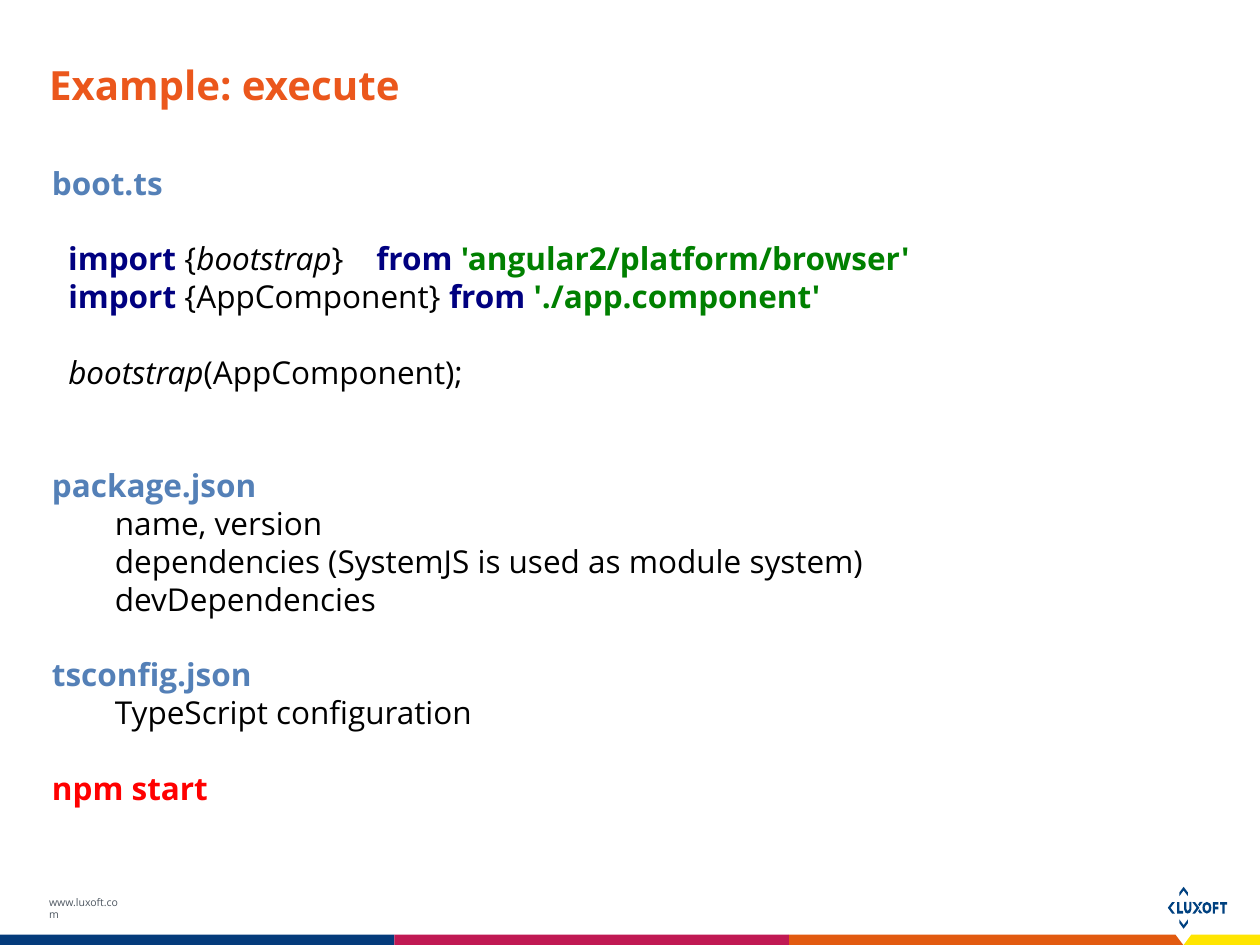
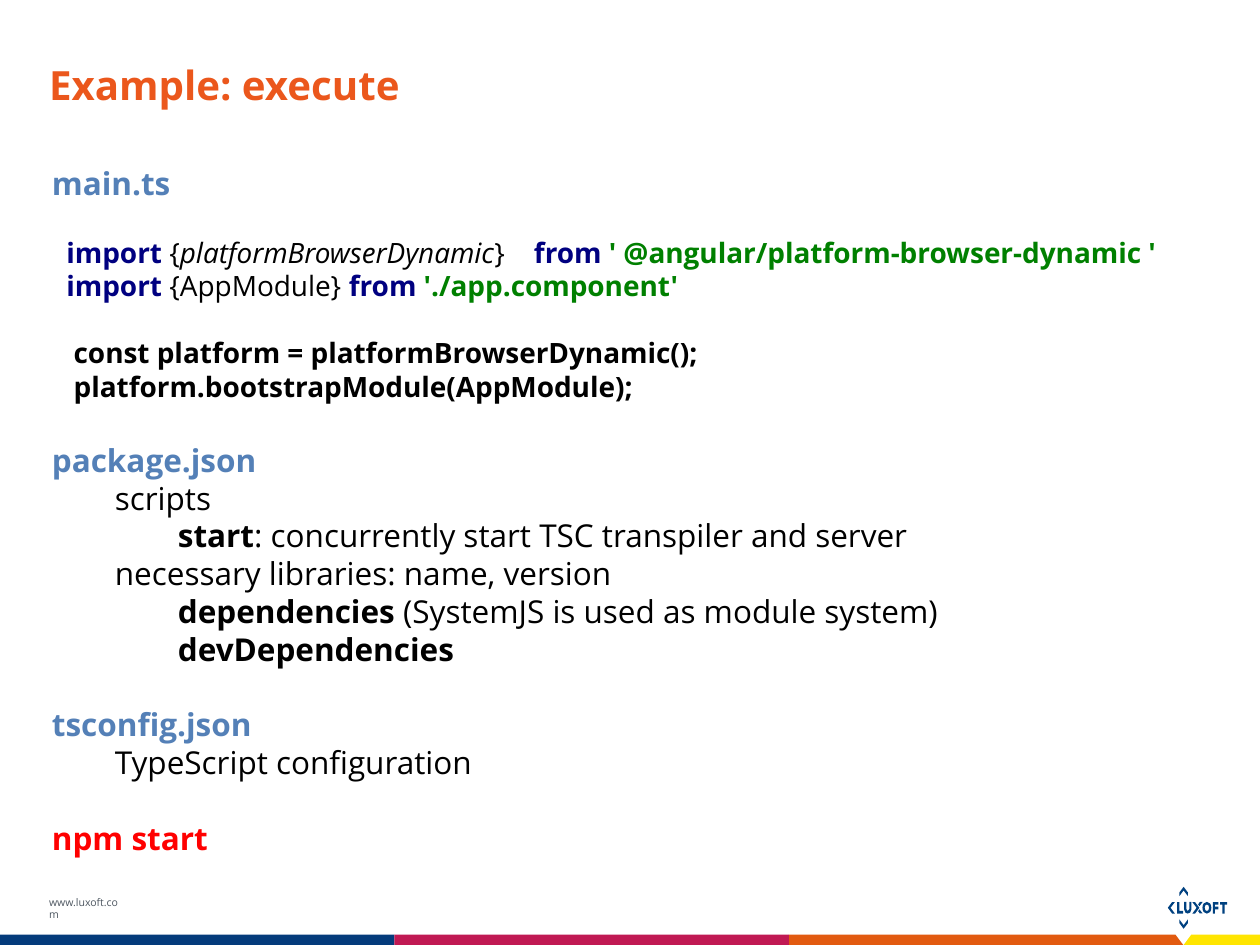
Before and after one commit to Dmdv/A2Course, a slide deck: slide 11 of Docs/angular2_components.pptx (slide 13 before the commit). Drawn at 1260x945 pixels with LibreOffice and Linux fonts; fonts in the diff are those of the drawing. Boxes give left, top, right and bottom in pixels: in the first picture for what was removed or moved away, otherwise in the second. Text is boxed around its words. In the diff, an @@ line names an element or a change of style, - is before the commit and + after.

```diff
--- a/Docs/angular2_components.pptx
+++ b/Docs/angular2_components.pptx
@@ text at <box>52,171,1141,404</box>: text changed; size 18 to 16 pt @@
-boot.ts
-import {bootstrap} from 'angular2/platform/browser'
-import {AppComponent} from './app.component'
-bootstrap(AppComponent);
+main.ts
+import {platformBrowserDynamic} from ' @angular/platform-browser-dynamic '
+import {AppModule} from './app.component'
+const platform = platformBrowserDynamic();
+platform.bootstrapModule(AppModule);
@@ text at <box>115,487,907,593</box>: text changed @@
-name, version
+scripts
+start: concurrently start TSC transpiler and server
+necessary libraries: name, version
@@ text at <box>178,599,937,669</box>: bold on in "dependencies", "devDependencies" @@
```
Also in this commit, not shown: 8 other slides changed, 2 slides removed, 3 other files.
